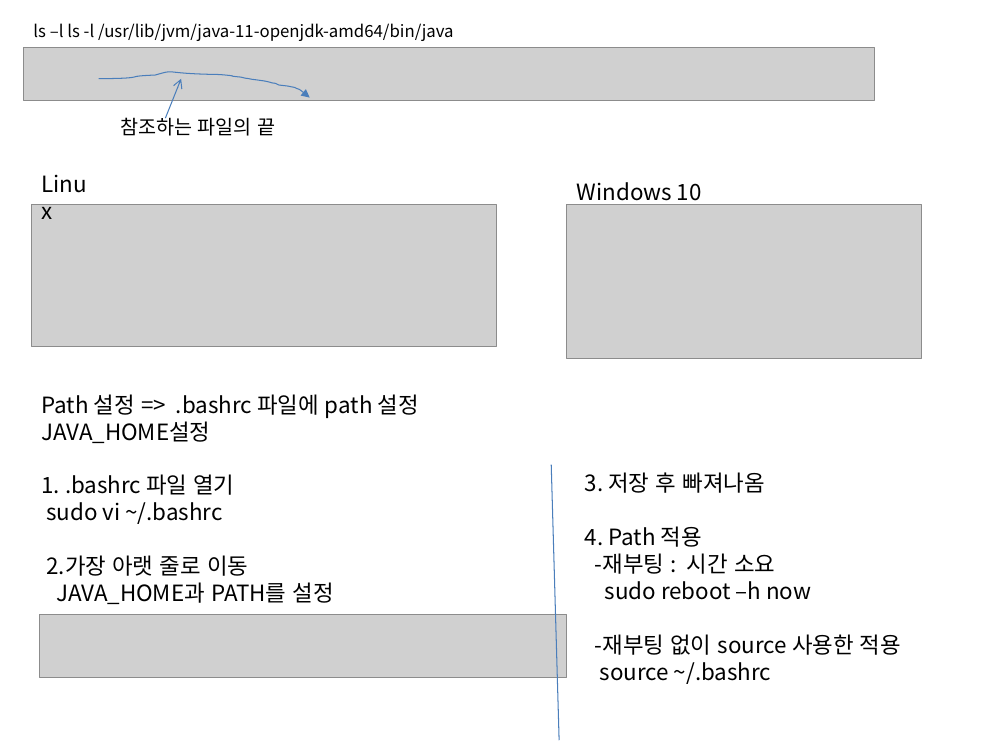
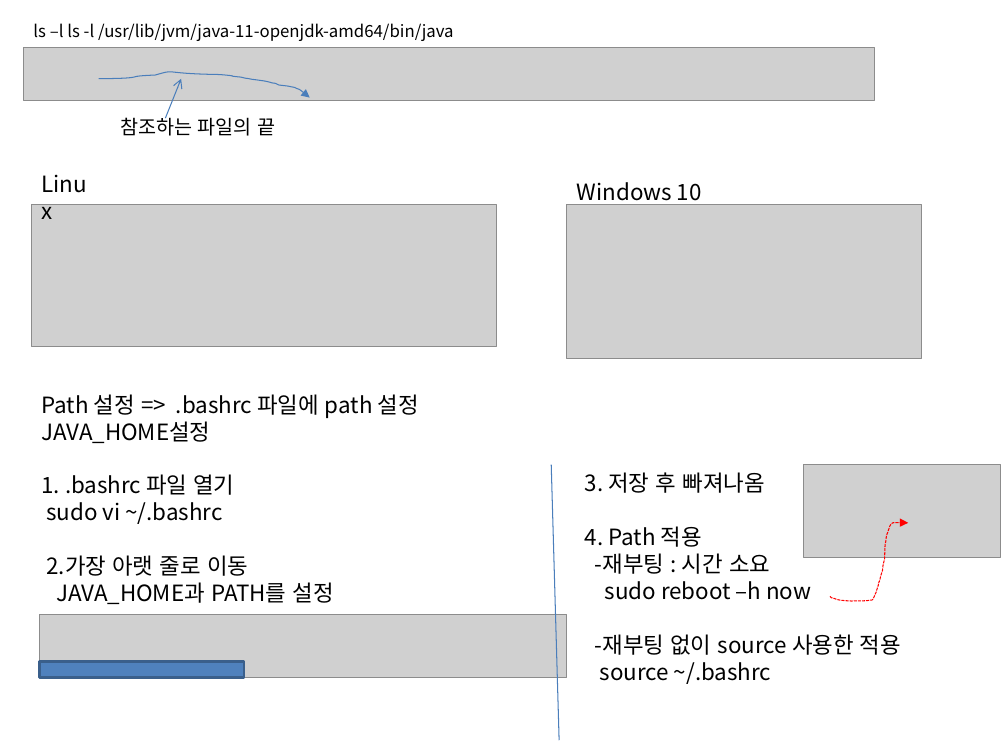
Before and after one commit to In0code/Programming_note, a slide deck: slide 5 of PPT/20231213_aws.pptx. Drawn at 1008x756 pixels with LibreOffice and Linux fonts; fonts in the diff are those of the drawing; grey boxes stand for pictures. Boxes give left, top, right and bottom in pixels: in the first picture for what was removed or moved away, otherwise in the second. Text is boxed around its words. In the diff, an @@ line names an element or a change of style, - is before the commit and + after.

```diff
--- a/PPT/20231213_aws.pptx
+++ b/PPT/20231213_aws.pptx
@@ picture added at <box>803,465,1000,557</box> @@
@@ freeform shape added at <box>830,522,908,601</box>, outline #FF0000 0.75 pt dashed @@
@@ rectangle added at <box>39,661,244,677</box>, fill #4F81BD, outline #3A5F8C 2 pt @@
```
Also in this commit, not shown: 5 other slides changed, 5 other files.
